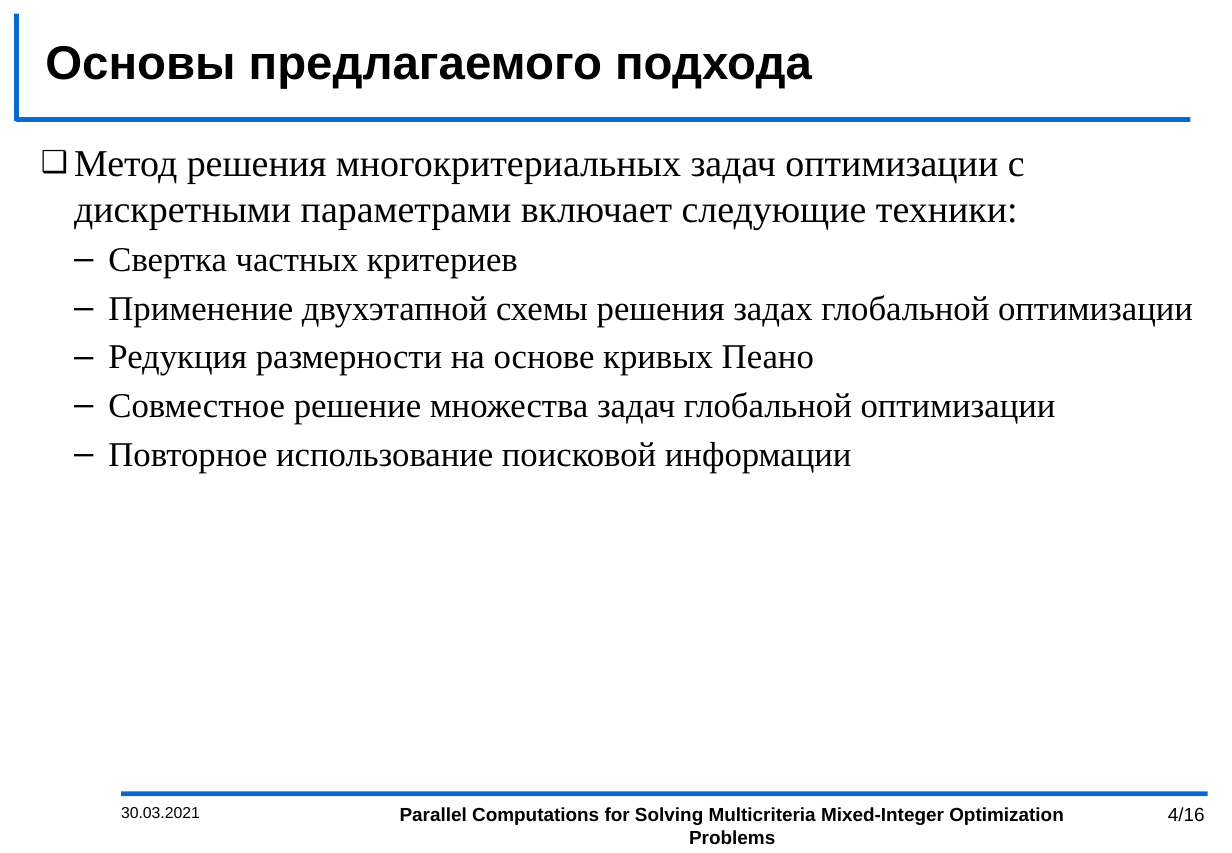
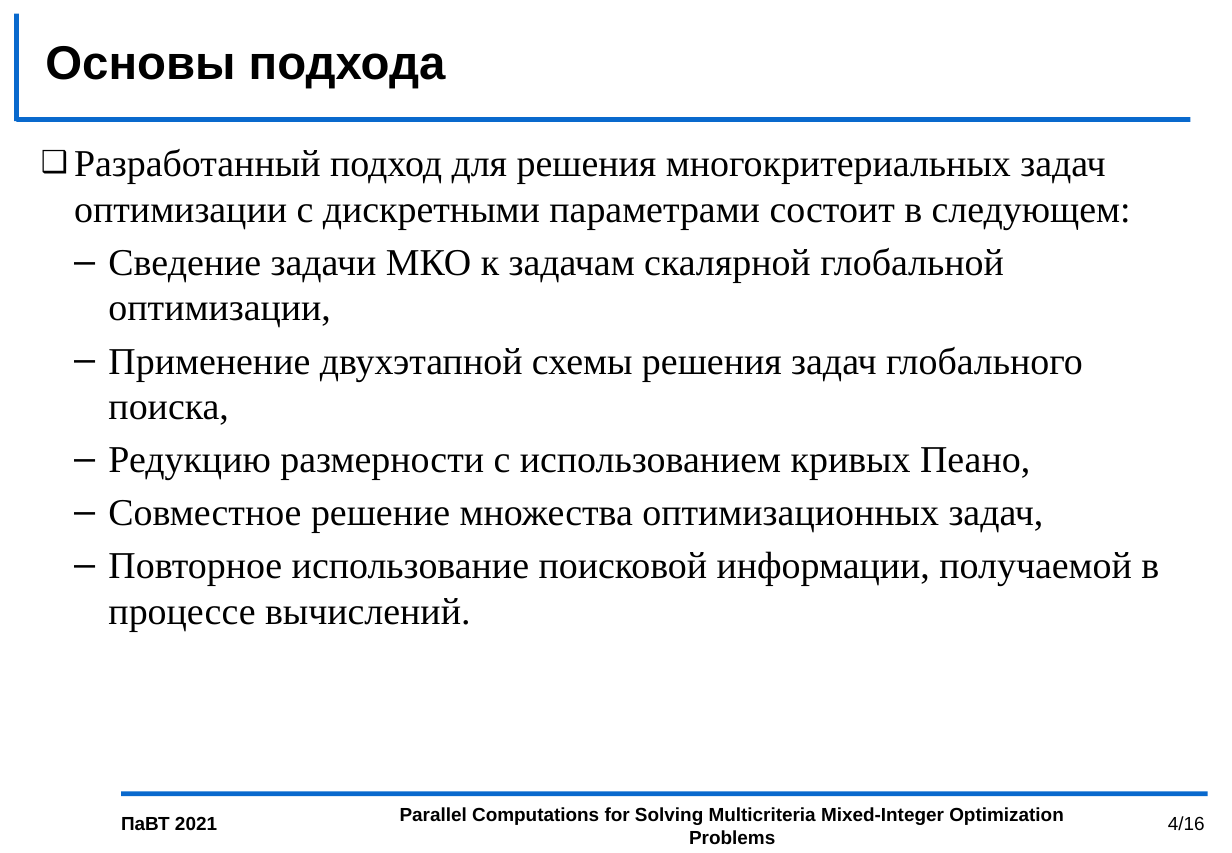
Before and after one commit to kabarkalov/GlobOptPapers, a slide deck: slide 4 of 2021/PСT_GergelKozinov/PCT2021_kozinov.pptx. Drawn at 1232x853 pixels with LibreOffice and Linux fonts; fonts in the diff are those of the drawing; background and template pictures are left out. Boxes give left, top, right and bottom in pixels: in the first picture for what was removed or moved away, otherwise in the second. Text is boxed around its words. In the diff, an @@ line names an element or a change of style, - is before the commit and + after.

```diff
--- a/2021/PСT_GergelKozinov/PCT2021_kozinov.pptx
+++ b/2021/PСT_GergelKozinov/PCT2021_kozinov.pptx
@@ title at bbox=[45, 46, 446, 89]: text changed @@
-Основы предлагаемого подхода
+Основы подхода
@@ text at bbox=[74, 149, 1159, 631]: text changed; size 22 to 24 pt @@
-❑ Метод решения многокритериальных задач оптимизации с дискретными параметрами включает следующие техники:
-  – Свертка частных критериев
-  – Применение двухэтапной схемы решения задах глобальной оптимизации
-  – Редукция размерности на основе кривых Пеано
-  – Совместное решение множества задач глобальной оптимизации
-  – Повторное использование поисковой информации
+❑ Разработанный подход для решения многокритериальных задач оптимизации с дискретными параметрами состоит в следующем:
+  – Сведение задачи МКО к задачам скалярной глобальной оптимизации,
+  – Применение двухэтапной схемы решения задач глобального поиска,
+  – Редукцию размерности с использованием кривых Пеано,
+  – Совместное решение множества оптимизационных задач,
+  – Повторное использование поисковой информации, получаемой в процессе вычислений.
@@ page number: place and size @@
-page number at bbox=[1168, 807, 1205, 822]
+page number at bbox=[1168, 816, 1205, 831]
@@ text at bbox=[121, 816, 217, 830]: text changed; size 10 to 12 pt; bold on @@
-30.03.2021
+ПаВТ 2021
```
Also in this commit, not shown: 15 other slides changed.
